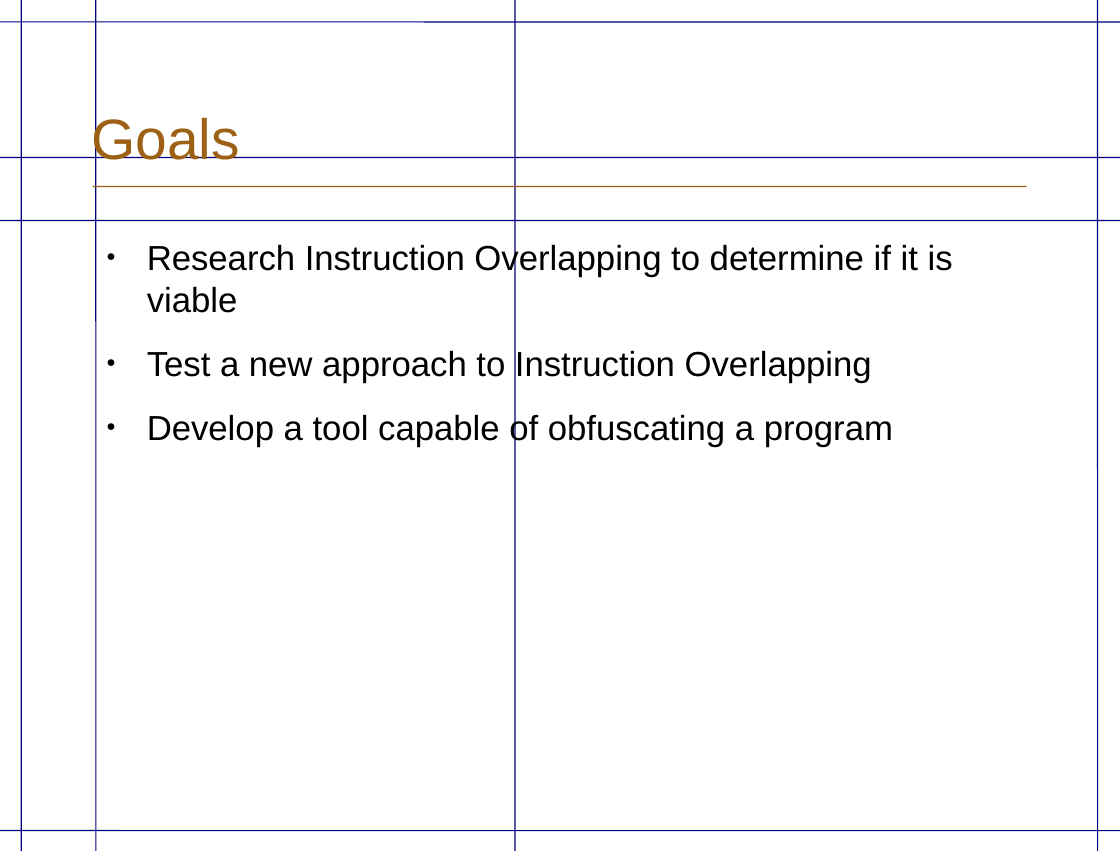
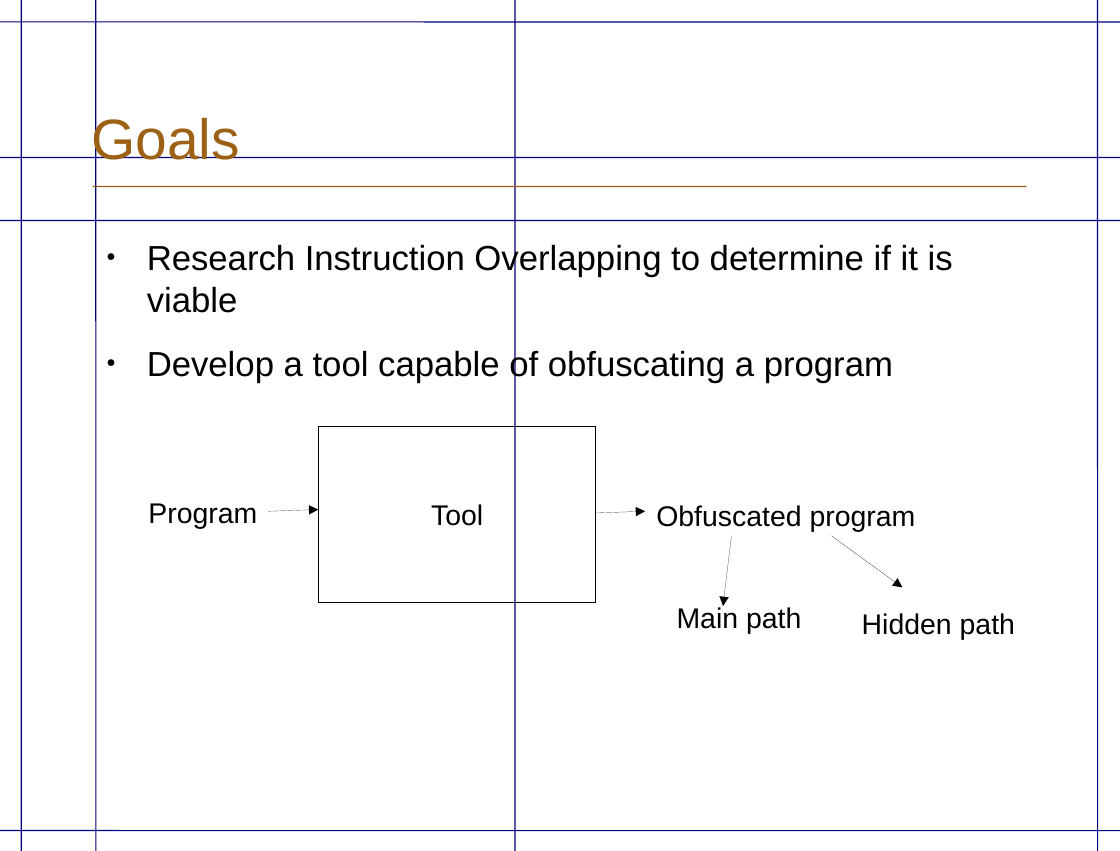
Before and after one commit to eriknylander/exjobb, a slide deck: slide 5 of Presentation/ExjobbPresentation _english.odp (slide 6 before the commit). Drawn at 1120x851 pixels with LibreOffice and Linux fonts; fonts in the diff are those of the drawing; background and template pictures are left out. Boxes give left, top, right and bottom in pixels: in the first picture for what was removed or moved away, otherwise in the second. Text is boxed around its words. In the diff, an @@ line names an element or a change of style, - is before the commit and + after.

```diff
--- a/Presentation/ExjobbPresentation _english.odp
+++ b/Presentation/ExjobbPresentation _english.odp
@@ text at bbox=[147, 348, 872, 383]: paragraph removed @@
-● Test a new approach to Instruction Overlapping
@@ rectangle added at bbox=[319, 427, 596, 602], outline #000000 0 pt, 18 pt, text #000000 @@
+Tool
@@ text added at bbox=[148, 503, 257, 528], 18 pt, text #000000 @@
+Program
@@ text added at bbox=[656, 505, 916, 532], 18 pt, text #000000 @@
+Obfuscated program
@@ arrow added from (269, 511) to (319, 510), #000000 0 pt @@
@@ arrow added from (596, 513) to (645, 511), #000000 0 pt @@
@@ arrow added from (732, 536) to (723, 607), #000000 0 pt @@
@@ arrow added from (832, 536) to (903, 587), #000000 0 pt @@
@@ text added at bbox=[677, 605, 801, 633], 18 pt, text #000000 @@
+Main path
@@ text added at bbox=[862, 613, 1015, 640], 18 pt, text #000000 @@
+Hidden path
```
Also in this commit, not shown: 10 other slides changed, 5 slides added, 2 slides removed, 2 other files.
